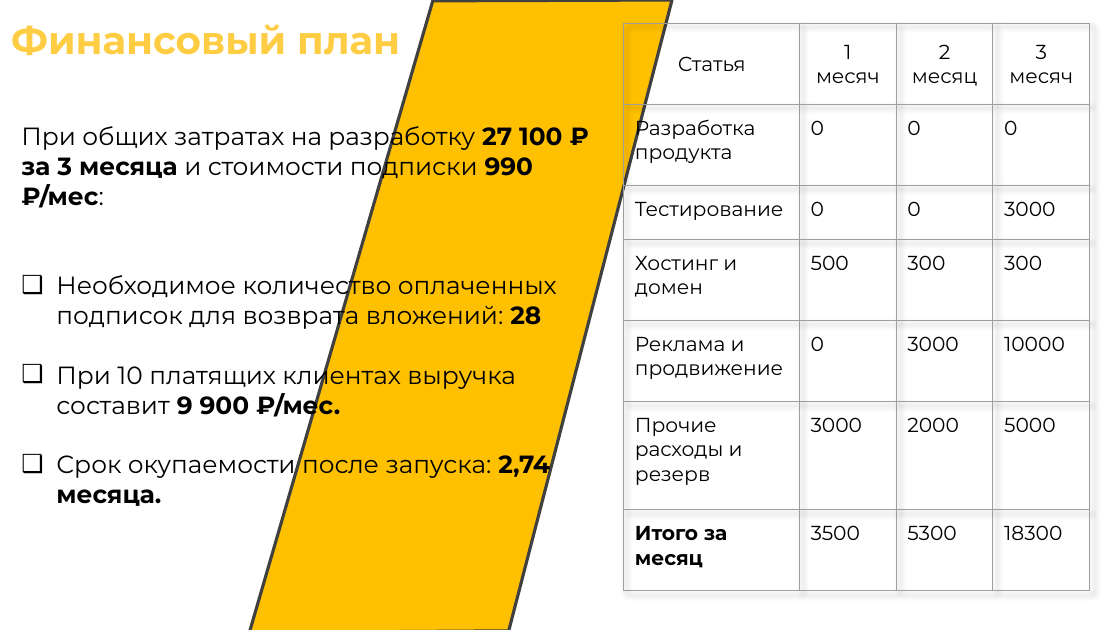
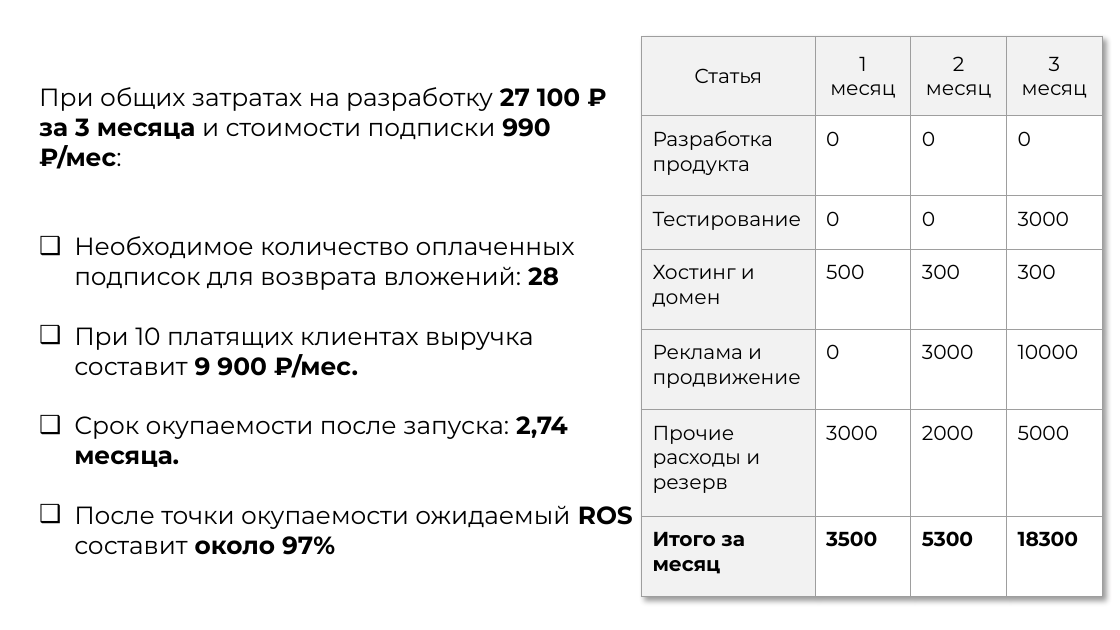
Before and after one commit to zetLighter/tech-pred, a slide deck: slide 9 of OnboardFlow.pptx. Drawn at 1120x630 pixels with LibreOffice and Linux fonts; fonts in the diff are those of the drawing; background and template pictures are left out. Boxes give left, top, right and bottom in pixels: in the first picture for what was removed or moved away, otherwise in the second. Text is boxed around its words. In the diff, an @@ line names an element or a change of style, - is before the commit and + after.

```diff
--- a/OnboardFlow.pptx
+++ b/OnboardFlow.pptx
@@ text removed at (11, 25, 400, 55) @@
-Финансовый план
@@ freeform shape removed at (250, 0, 672, 630) @@
@@ table at (642, 37, 1101, 597) @@
-row 1, column 2: 1 месяч
+row 1, column 2: 1 месяц
-row 1, column 4: 3 месяч
+row 1, column 4: 3 месяц
@@ fill none to #F2F2F2 in 10 cells @@
@@ fill none to #FFFFFF in 18 cells @@
@@ bold on in "3500", "5300", "18300" @@
@@ borders changed @@
@@ table: place and size @@
-table at (624, 24, 1089, 590)
+table at (642, 37, 1101, 597)
@@ text "При общих затратах на разработку ...": place and size @@
-text "При общих затратах на разработку ..." at (21, 121, 562, 506)
+text "При общих затратах на разработку ..." at (39, 87, 633, 555)
@@ text at (74, 505, 633, 555): paragraph added @@
+❑ После точки окупаемости ожидаемый ROS составит около 97%
```
Also in this commit, not shown: 10 other slides changed, 2 other files.
